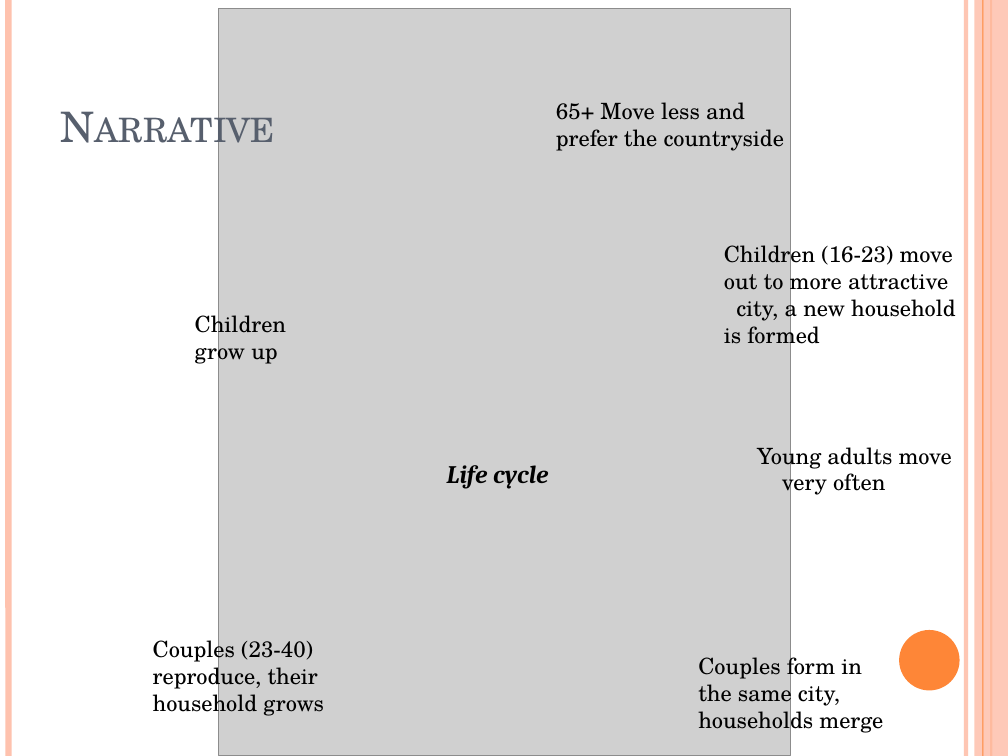
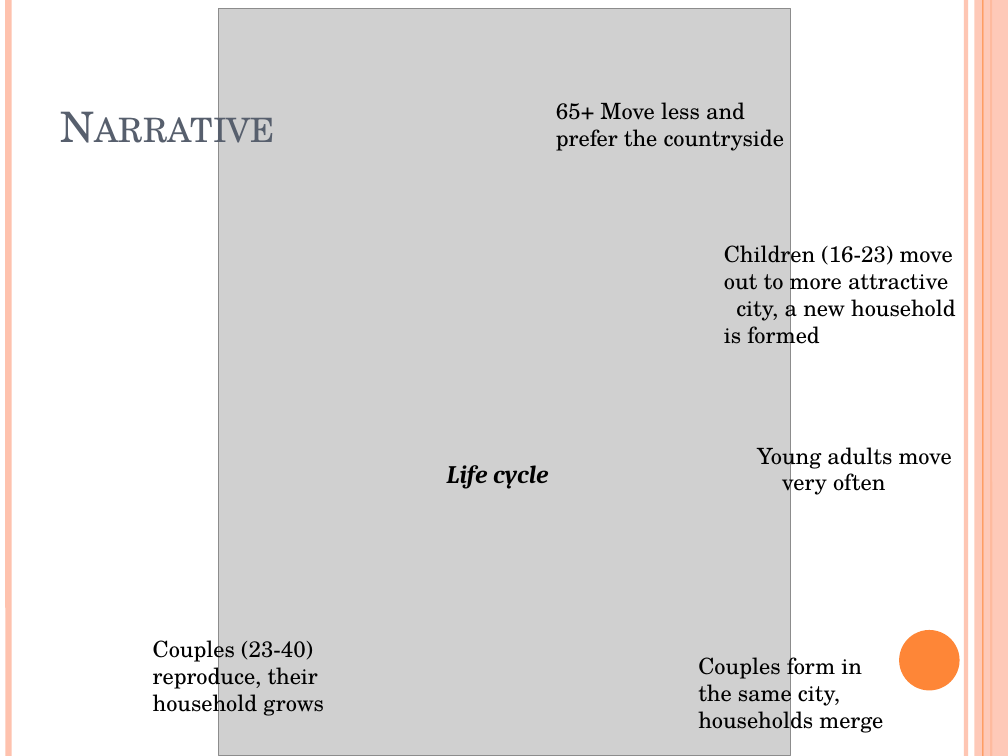
Before and after one commit to MBrouns/Zipfs-Law-and-city-development, a slide deck: slide 5 of docs/Presentation version 2.pptx. Drawn at 1008x756 pixels with LibreOffice and Linux fonts; fonts in the diff are those of the drawing; grey boxes stand for pictures. Boxes give left, top, right and bottom in pixels: in the first picture for what was removed or moved away, otherwise in the second. Text is boxed around its words. In the diff, an @@ line names an element or a change of style, - is before the commit and + after.

```diff
--- a/docs/Presentation version 2.pptx
+++ b/docs/Presentation version 2.pptx
@@ text removed at (x1=195, y1=310, x2=286, y2=366) @@
-Children grow up
```
Also in this commit, not shown: 13 other slides changed, 2 slides added, 1 slide removed, 1 other file.
